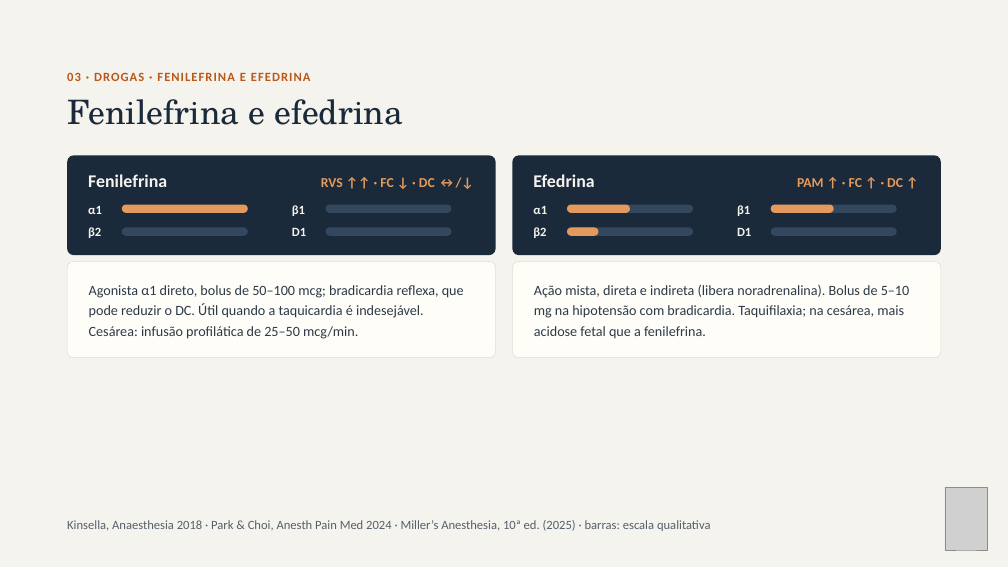
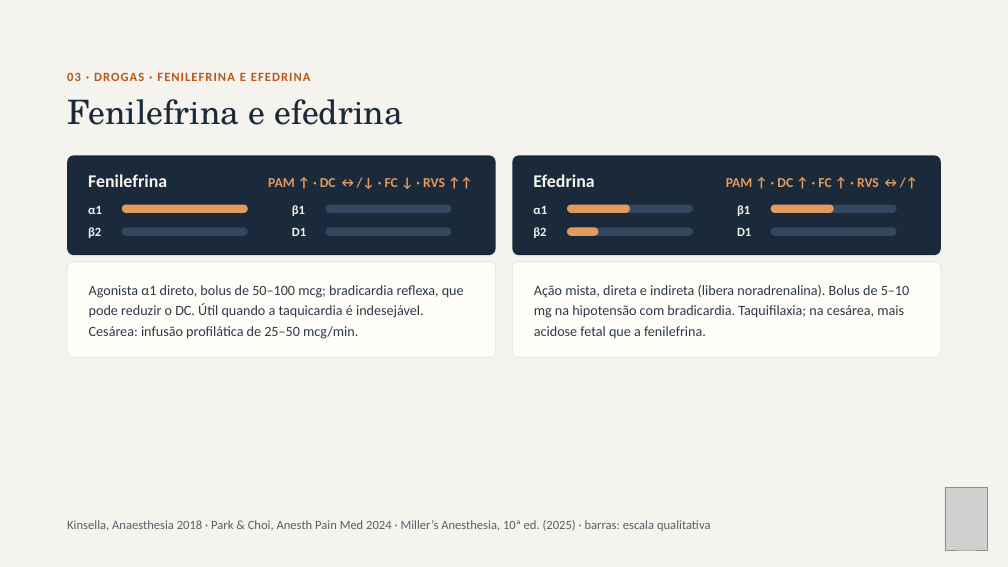
Before and after one commit to brunomoraesdubois-bit/Bruno, a slide deck: slide 13 of apresentacao/Aminas_Vasoativas.pptx. Drawn at 1008x567 pixels with LibreOffice and Linux fonts; fonts in the diff are those of the drawing; grey boxes stand for pictures. Boxes give left, top, right and bottom in pixels: in the first picture for what was removed or moved away, otherwise in the second. Text is boxed around its words. In the diff, an @@ line names an element or a change of style, - is before the commit and + after.

```diff
--- a/apresentacao/Aminas_Vasoativas.pptx
+++ b/apresentacao/Aminas_Vasoativas.pptx
@@ text at (268, 178, 445, 187): text changed @@
-RVS ↑↑ · FC ↓ · DC ↔/↓
+PAM ↑ · DC ↔/↓ · FC ↓ · RVS ↑↑
@@ text at (726, 178, 879, 187): text changed @@
-PAM ↑ · FC ↑ · DC ↑
+PAM ↑ · DC ↑ · FC ↑ · RVS ↔/↑
```
Also in this commit, not shown: 22 other slides changed, 44 other files.
